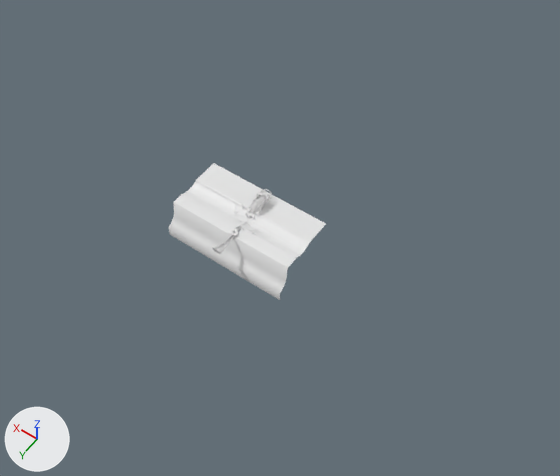
What one commit did to the Blender file Assets/Models/LevelTesting/Blender/Testtrack.1.0extended06.blend.
Before and after are seen from a camera (50 mm lens) standing at (-2311.0, 2707.0, 4438.0) and looking at (-249.0, -179.0, -97.0). Lighting does not change. The marker at lower left points along +X, +Y and +Z.

The older version as bpy lines, for what is in view:
```python
me_cylinder_001 = bpy.data.meshes.new('Cylinder.001')
me_cylinder_001.from_pydata(...)  # 5876 vertices, 5800 faces, 2 loose edges; spans x -262.0..478.0, y -283.0..65.0, z -608.0..513.0
me_cylinder_001.polygons.foreach_set('use_smooth', [True] * 5800)
# faces by material slot: [2266, 1839, 624, 601, 378, 92]
me_cylinder_001.materials.append(mat_base_005)  # white #e7e7e7
me_cylinder_001.materials.append(mat_transparent_003)  # white #e7e7e7
me_cylinder_001.materials.append(mat_base_004)  # white #e7e7e7
me_cylinder_001.materials.append(mat_transparent_002)  # white #e7e7e7
me_cylinder_001.materials.append(mat_gold_decor)  # white #e7e7e7
me_cylinder_001.materials.append(mat_light)  # white #e7e7e7
ob_level = bpy.data.objects.new('Level', me_cylinder_001)
ob_level.location = (0.0, 0.0, 0.0)
ob_level.rotation_euler = (1.583, -0.0875, -1.705)  # degrees (91, -5, -98)
```
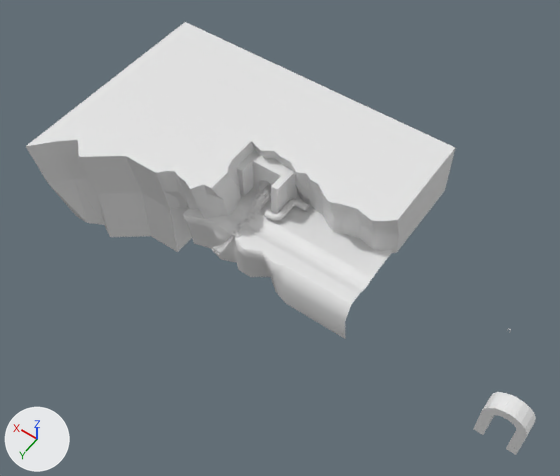
Location of each change, [x1, y1, x2, y2] in pixels of the pictures (560 x 476 px):
'TempleCliff01', added
    after: [26, 22, 455, 253]
'Level', reshaped
    before: [169, 163, 326, 300]
    after: [183, 183, 394, 339]
'Cube.008', added
    after: [473, 392, 536, 455]
'Cube.007', added
    after: [248, 150, 297, 203]
'Cube.024', added
    after: [271, 174, 288, 214]
'Cube.025', added
    after: [236, 157, 254, 197]
'LargePipe', added
    after: [264, 199, 310, 221]

Diff of the bpy script that builds the scene:
```diff
--- a/Assets/Models/LevelTesting/Blender/Testtrack.1.0extended06.blend.py
+++ b/Assets/Models/LevelTesting/Blender/Testtrack.1.0extended06.blend.py
@@ mat_templebase @@
+mat_templebase = principled_material('TempleBase')
+mat_templebase.base_color = (0.8, 0.8, 0.8)  # white #e7e7e7
@@ me_cylinder_001 @@
 # used by ob_level; location = (0.0, 0.0, 0.0); rotation_euler = (1.583, -0.0875, -1.705), in degrees (91, -5, -98)
-me_cylinder_001.from_pydata(...)  # 5876 vertices, 5800 faces, 2 loose edges; spans x -262.0..478.0, y -283.0..65.0, z -608.0..513.0
+me_cylinder_001.from_pydata(...)  # 6286 vertices, 6172 faces, 7 loose edges; spans x -262.0..812.0, y -434.0..65.0, z -509.0..1030.0
+# me_cylinder_001 part 1: 38 vertices moved from x -175.0..413.0, y -194.0..4.0, z -558.0..512.0 to x -175.0..677.0, y -434.0..9.0, z -412.0..259.0; 65 vertices removed from x -260.0..478.0, y -283.0..4.0, z -608.0..513.0; 427 vertices added at x -141.0..812.0, y -431.0..24.0, z -509.0..1030.0
 me_cylinder_001.materials.append(mat_base_005)
@@ me_cylinder @@
+me_cylinder.from_pydata(...)  # 384 vertices, 352 faces; spans x -1.0..1.0, y -9.29..1.0, z -6.31..1.0
@@ me_cube_013 @@
+me_cube_013.from_pydata(...)  # 56 vertices, 50 faces; spans x -2.34..2.34, y -1.0..1.0, z -5.5..0.81
@@ me_cube_011 @@
+me_cube_011.from_pydata(...)  # 422 vertices, 413 faces; spans x -7.19..5.82, y -4.04..4.22, z -3.31..1.0
+me_cube_011.materials.append(mat_base_005)  # white #e7e7e7
@@ me_cube_010 @@
+me_cube_010.from_pydata(...)  # 54 vertices, 52 faces; spans x -1.0..1.0, y -1.0..1.0, z -1.0..1.0
+me_cube_010.materials.append(mat_templebase)  # white #e7e7e7
@@ me_cube_077 @@
+me_cube_077.from_pydata(...)  # a box spanning x -1.0..1.0, y -1.0..1.0, z -1.0..1.0
@@ me_cube_076 @@
+me_cube_076.from_pydata(...)  # a box spanning x -1.0..1.0, y -1.0..1.0, z -1.0..1.0
@@ ob_largepipe @@
+ob_largepipe = bpy.data.objects.new('LargePipe', me_cylinder)
+ob_largepipe.location = (-131.0, -216.0, 51.0)
+ob_largepipe.rotation_euler = (0.0, 1.571, 0.0)  # degrees (0, 90, 0)
+ob_largepipe.scale = (25.9, 25.9, 30.4)
@@ ob_cube_008 @@
+ob_cube_008 = bpy.data.objects.new('Cube.008', me_cube_013)
+ob_cube_008.location = (-2245.0, 276.0, 221.0)
+ob_cube_008.scale = (62.0, 62.0, 62.0)
@@ ob_templecliff01 @@
+ob_templecliff01 = bpy.data.objects.new('TempleCliff01', me_cube_011)
+ob_templecliff01.location = (361.0, -376.0, 194.0)
+ob_templecliff01.scale = (194.0, 217.0, 233.0)
@@ ob_cube_007 @@
+ob_cube_007 = bpy.data.objects.new('Cube.007', me_cube_010)
+ob_cube_007.location = (14.0, -448.0, 153.0)
+ob_cube_007.scale = (185.0, 64.3, 161.0)
@@ ob_cube_025 @@
+ob_cube_025 = bpy.data.objects.new('Cube.025', me_cube_077)
+ob_cube_025.location = (171.0, -330.0, 173.0)
+ob_cube_025.scale = (28.0, 70.0, 142.0)
@@ ob_cube_024 @@
+ob_cube_024 = bpy.data.objects.new('Cube.024', me_cube_076)
+ob_cube_024.location = (-142.0, -330.0, 173.0)
+ob_cube_024.scale = (28.0, 70.0, 142.0)
```
